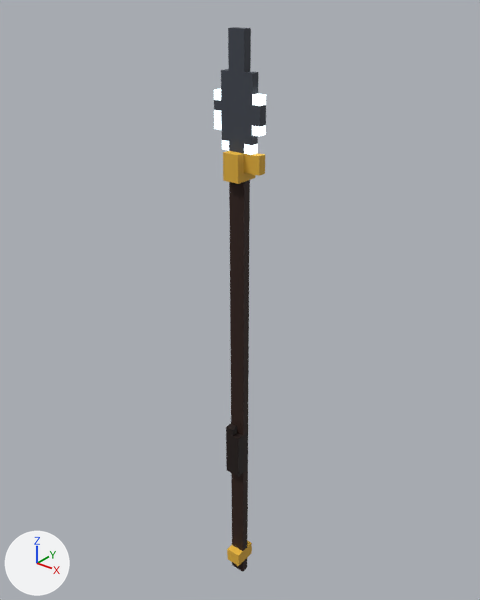
What one commit did to the glTF model www/proto3d/models/beth/equipment/meshes/weapons/spear_epic_lod1.glb.
Before and after are seen from a camera (50 mm lens) standing at (1.32, -1.63, 1.66) and looking at (-0.04, 0.07, 0.61). Arrows for +X, +Y and +Z are at lower left; the lights stay in place. The first picture is the older version. Vertices at exactly the same position are counted once.

Script lines for the objects in view, before the commit:
```python
me_spear_epic_lod1 = bpy.data.meshes.new('spear_epic_lod1')
me_spear_epic_lod1.from_pydata(...)  # 125 vertices, 188 faces; spans x -0.08..0.1, y -0.04..0.05, z -0.63..1.53
# faces by material slot: [142, 46]
me_spear_epic_lod1.materials.append(mat_vox)
me_spear_epic_lod1.materials.append(mat_vox_glow)
ob_spear_epic_lod1 = bpy.data.objects.new('spear_epic_lod1', me_spear_epic_lod1)
ob_spear_epic_lod1.location = (0.0, 0.0, 0.0)
```
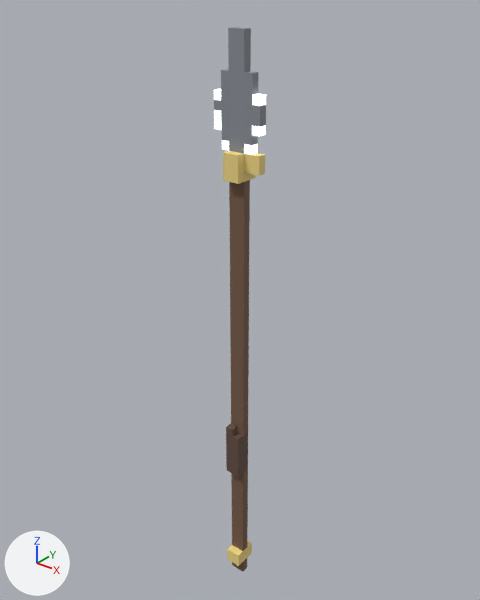
What differs and where, as boxes [x1, y1, x2, y2] in the pictures (480 x 600 px):
```json
{"part": 1, "of": "me_spear_epic_lod1", "change": "recoloured", "before": [226, 180, 250, 572], "after": [226, 180, 250, 572], "on screen": "lighter"}
{"part": 2, "of": "me_spear_epic_lod1", "change": "recoloured", "before": [223, 151, 265, 566], "after": [223, 151, 265, 566]}
{"part": 3, "of": "me_spear_epic_lod1", "change": "recoloured", "before": [214, 27, 260, 153], "after": [214, 27, 260, 153], "on screen": "lighter"}
{"part": 4, "of": "me_spear_epic_lod1", "change": "recoloured", "before": [244, 28, 266, 145], "after": [244, 28, 266, 145], "on screen": "dark grey to grey"}
```

Scene script edits in JSON lines:
```json
{"block": "me_spear_epic_lod1", "where": "me_spear_epic_lod1.from_pydata(...)  # 125 vertices, 188 faces; spans x -0.08..0.1, y -0.04..0.05, z -0.63..1.53"}
{"block": "me_spear_epic_lod1", "where": "# used by ob_spear_epic_lod1; location = (0.0, 0.0, 0.0)"}
{"block": "me_spear_epic_lod1", "change": "me_spear_epic_lod1 part 1: 50 faces centred in x -0.02..0.04, y -0.04..0.02, z -0.63..0.76 are repainted in the vertex colours; the middle colour goes from black #251006 to brown #715544"}
{"block": "me_spear_epic_lod1", "change": "me_spear_epic_lod1 part 2: 46 faces centred in x -0.02..0.1, y -0.04..0.05, z -0.57..1.17 are repainted in the vertex colours; the middle colour goes from yellow #cea033 to yellow #e8cf7f"}
{"block": "me_spear_epic_lod1", "change": "me_spear_epic_lod1 part 3: 30 faces centred in x -0.04..0.09, y -0.01..0.02, z 1.18..1.53 are repainted in the vertex colours; the middle colour goes from greyish blue #3e434d to grey #898e96"}
{"block": "me_spear_epic_lod1", "change": "me_spear_epic_lod1 part 4: 16 faces centred in x -0.08..0.1, y 0.0..0.01, z 1.21..1.49 are repainted in the vertex colours; the middle colour goes from dark grey #383c45 to grey #848890"}
```
